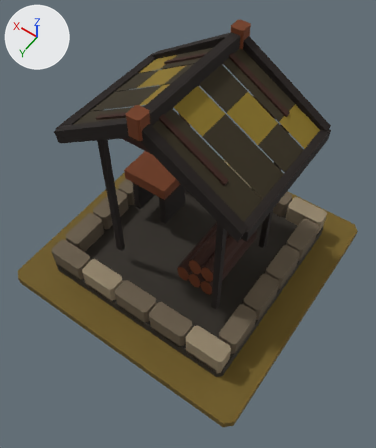
The glTF model art/timber_yard_t2/timber_yard_t2.glb as it was, and as the next commit left it.
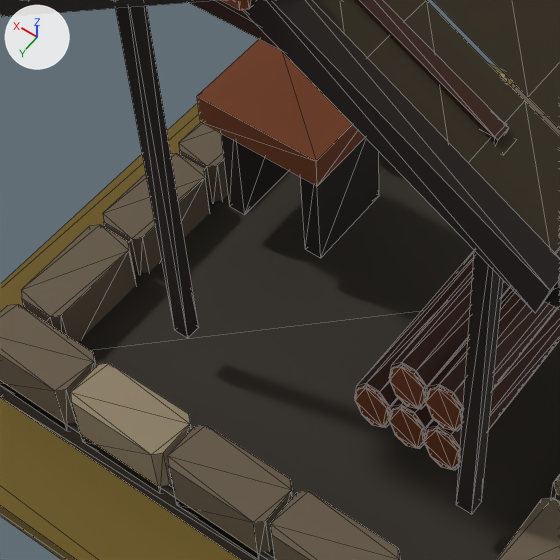
There are two pictures of each version: one whole from a camera (50 mm lens) standing at (-0.895, 1.296, 2.285) and looking at (-0.079, 0.153, 0.49), one close up on the part from 16% to 65% of the width and 31% to 73% of the height. The lights are fixed; the arrows at upper left show +X, +Y and +Z. The older version's two pictures come first. The close-ups show mesh edges as thin lines.

Before the edit, the objects in view are built like this:
```python
me_mmr___timber_yard___t02_architecture_mesh_001 = bpy.data.meshes.new('MMR | timber_yard | T02 Architecture Mesh.001')
me_mmr___timber_yard___t02_architecture_mesh_001.from_pydata(...)  # 856 vertices, 1412 faces; spans x -0.5..0.5, y -0.5..0.5, z 0.0..1.196
me_mmr___timber_yard___t02_architecture_mesh_001.materials.append(mat_mmr___shared_palette_atlas)  # picture img_mmr_shared_color_palette_64
me_mmr___timber_yard___tier_02_ground_mesh_001 = bpy.data.meshes.new('MMR | timber_yard | Tier 02 Ground Mesh.001')
me_mmr___timber_yard___tier_02_ground_mesh_001.from_pydata(...)  # 16 vertices, 28 faces; spans x -0.65..0.65, y -0.65..0.65, z -0.05..0.0
me_mmr___timber_yard___tier_02_ground_mesh_001.materials.append(mat_mmr___shared_palette_atlas)  # picture img_mmr_shared_color_palette_64
ob_mmr___timber_yard___t02_architecture_001 = bpy.data.objects.new('MMR | timber_yard | T02 Architecture.001', me_mmr___timber_yard___t02_architecture_mesh_001)
ob_mmr___timber_yard___t02_architecture_001.location = (0.0, 0.0, 0.05)
ob_mmr___timber_yard___tier_02_ground_001 = bpy.data.objects.new('MMR | timber_yard | Tier 02 Ground.001', me_mmr___timber_yard___tier_02_ground_mesh_001)
ob_mmr___timber_yard___tier_02_ground_001.location = (0.0, 0.0, 0.05)
```
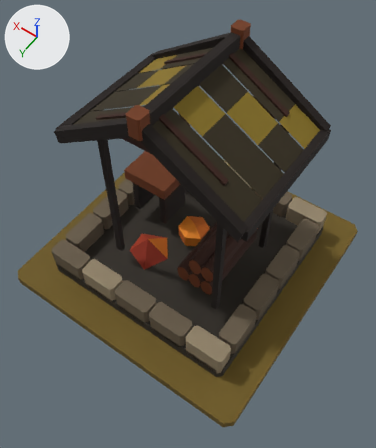
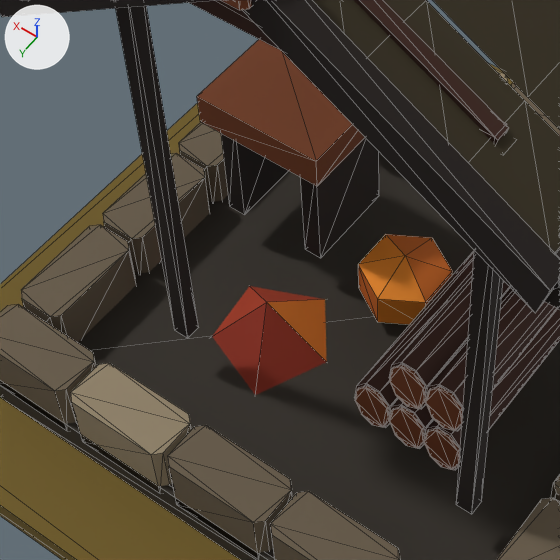
The change, as a list of edits to the scene's bpy script:
```text
Add me_mmr___timber_yard___t02_autumn_dressing_001:
    me_mmr___timber_yard___t02_autumn_dressing_001.from_pydata(...)  # 25 vertices, 28 faces; spans x -0.234..0.253, y -0.384..0.282, z 0.062..0.195
    me_mmr___timber_yard___t02_autumn_dressing_001.materials.append(mat_mmr___shared_palette_atlas)  # picture img_mmr_shared_color_palette_64
Add ob_mmr___timber_yard___t02_autumn_dressing_001:
    ob_mmr___timber_yard___t02_autumn_dressing_001 = bpy.data.objects.new('MMR | timber_yard | T02 Autumn Dressing.001', me_mmr___timber_yard___t02_autumn_dressing_001)
    ob_mmr___timber_yard___t02_autumn_dressing_001.location = (0.0, 0.0, 0.05)
```

Pixel boxes (x1, y1, x2, y2) of what changed, in the close-ups (560 x 560 px):
'MMR | timber_yard | T02 Autumn Dressing.001', added (brown)
    after: (212, 234, 452, 395)
